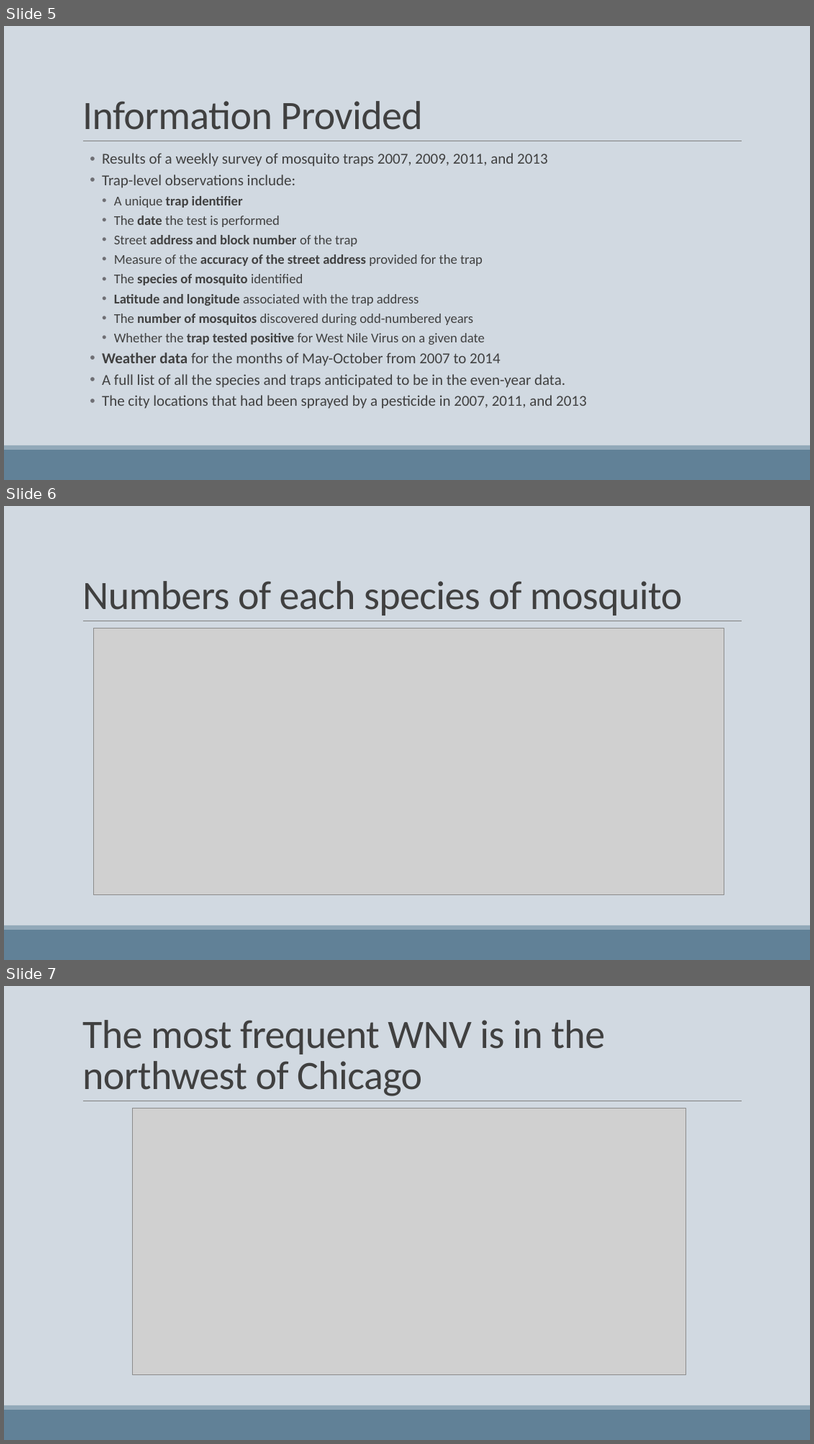
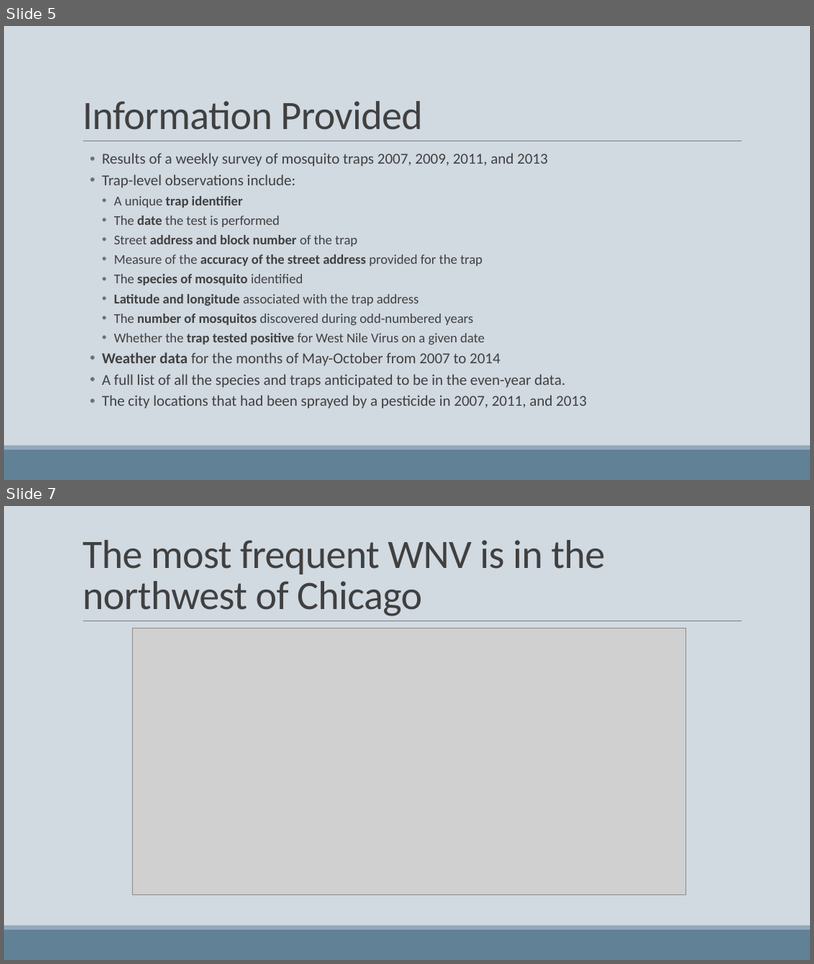
Before and after one commit to austinbrian/skeeter_patrol, a slide deck: Kaggle_WNV_Presentation.pptx. Shown one above the other, each under a label of ours: slides 5, 6 and 7 before the commit, slides 5 and 7 after it; the slides between them are not shown. The pictures are 814x1444 and 814x964 pixels, drawn with LibreOffice and Linux fonts; fonts in the diff are those of the drawing; grey boxes stand for pictures. Boxes give left, top, right and bottom in pixels: in the first picture for what was removed or moved away, otherwise in the second. Text is boxed around its words. In the diff, an @@ line names an element or a change of style, - is before the commit and + after.

```diff
--- a/Kaggle_WNV_Presentation.pptx
+++ b/Kaggle_WNV_Presentation.pptx
@@ slide 6 removed at [4, 506, 810, 960], background #D1D9E1; not listed: 3 template elements that a slide beside it also shows @@
@@ title removed at [82, 581, 682, 615] @@
-Numbers of each species of mosquito
@@ picture removed at [93, 628, 725, 894] @@
```
